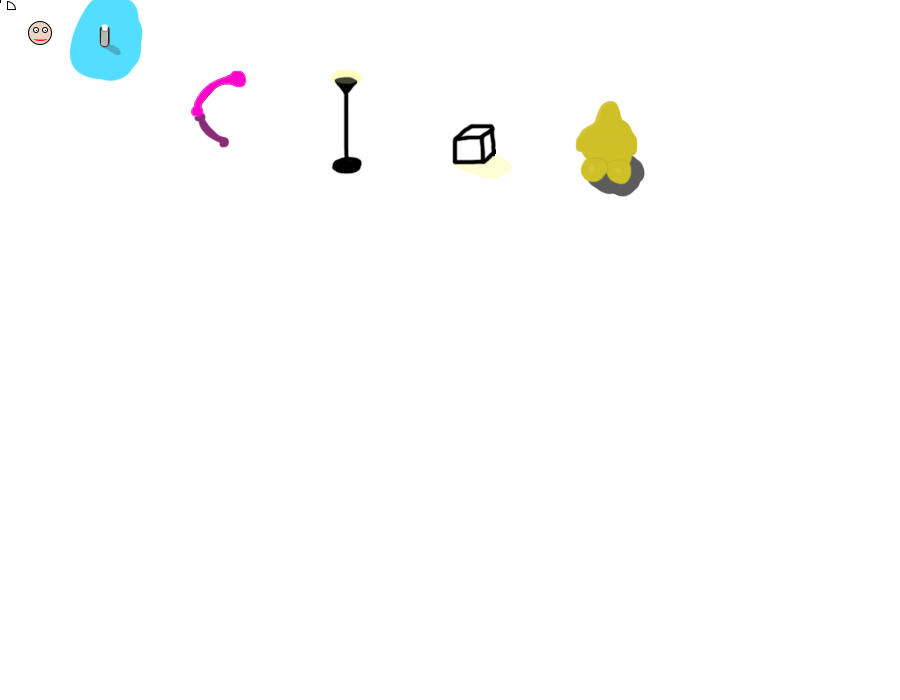
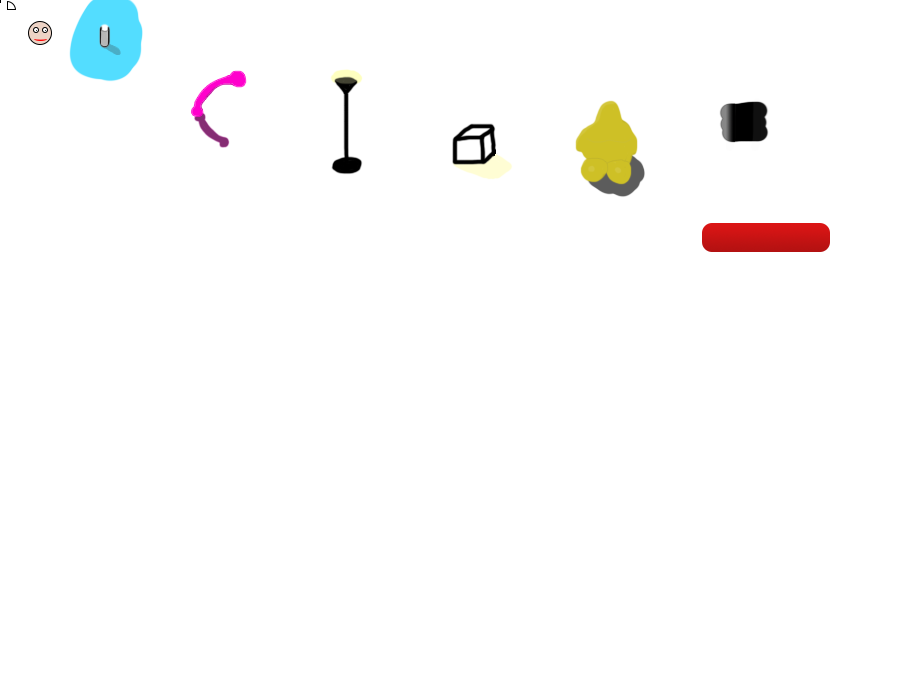
Comparing the layer stacks of the two 900 x 700 images. Changes:
added layer "Rounded Rectangle 2" above "Layer 22" over 702, 223, 830, 252
added layer "Layer 22" above "Layer 21" over 719, 103, 735, 143
added layer "Layer 20" (7%) above "Layer 19" over 719, 101, 769, 143
added layer "Layer 19" above "Group 6" over 719, 101, 769, 143
